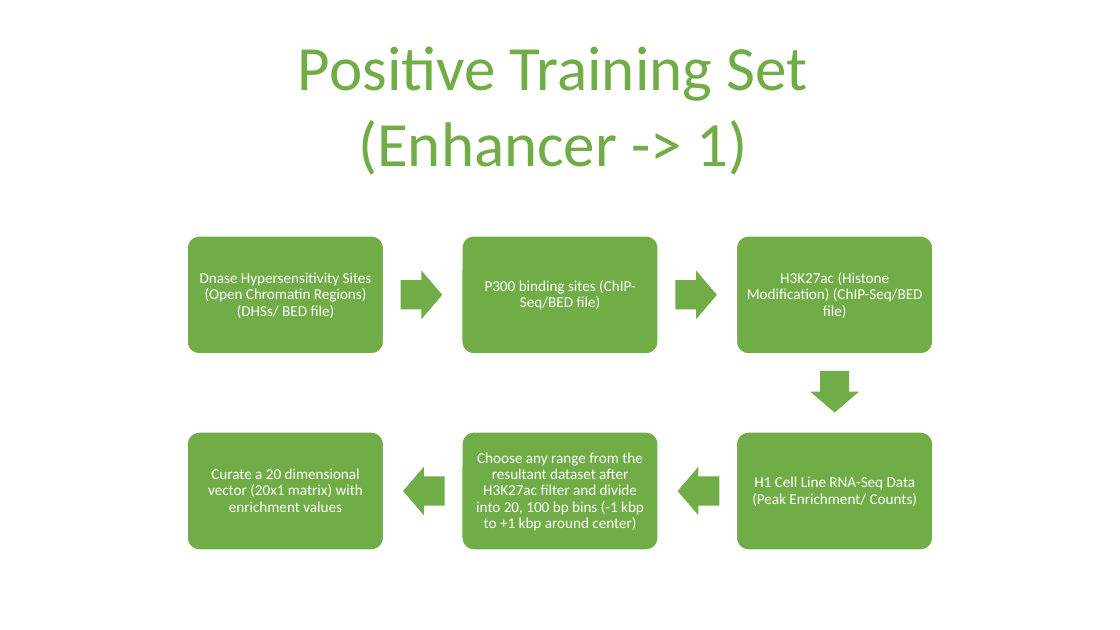
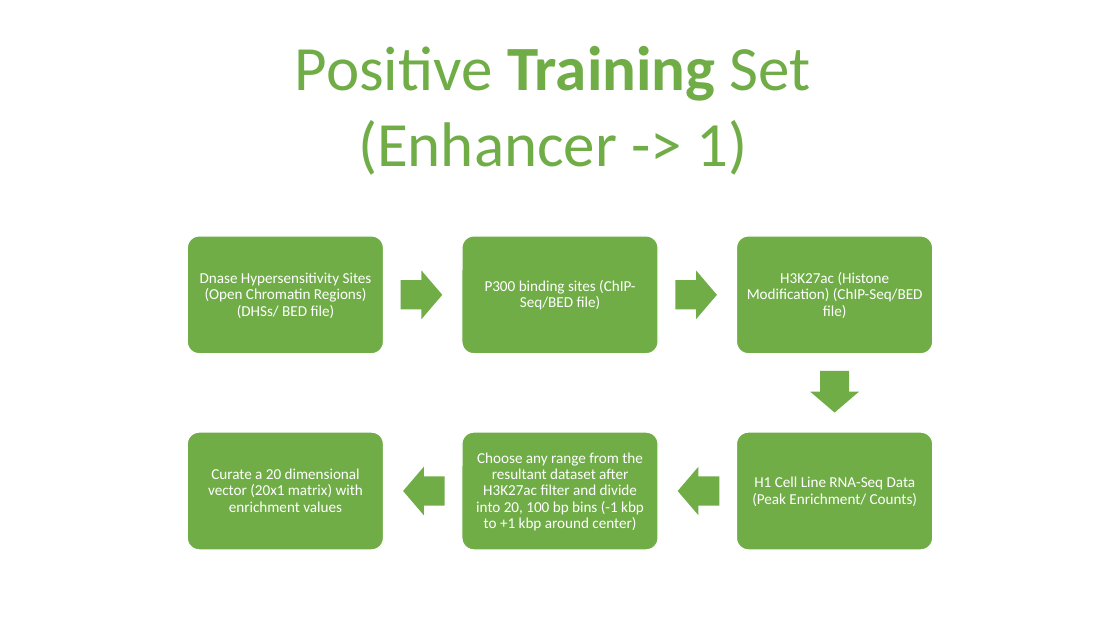
Before and after one commit to shauryajauhari/MachineLearning, a slide deck: slide 8 of Machine_Learning_Deep_Learning/data/Dataset_Preparation_EP_DL.pptx (slide 5 before the commit). Drawn at 1120x630 pixels with LibreOffice and Linux fonts; fonts in the diff are those of the drawing. Boxes give left, top, right and bottom in pixels: in the first picture for what was removed or moved away, otherwise in the second. Text is boxed around its words. In the diff, an @@ line names an element or a change of style, - is before the commit and + after.

```diff
--- a/Machine_Learning_Deep_Learning/data/Dataset_Preparation_EP_DL.pptx
+++ b/Machine_Learning_Deep_Learning/data/Dataset_Preparation_EP_DL.pptx
@@ text at bbox=[295, 46, 811, 101]: bold on in "Training" @@
```
Also in this commit, not shown: 1 other slide changed, 3 slides added, 2 other files.
